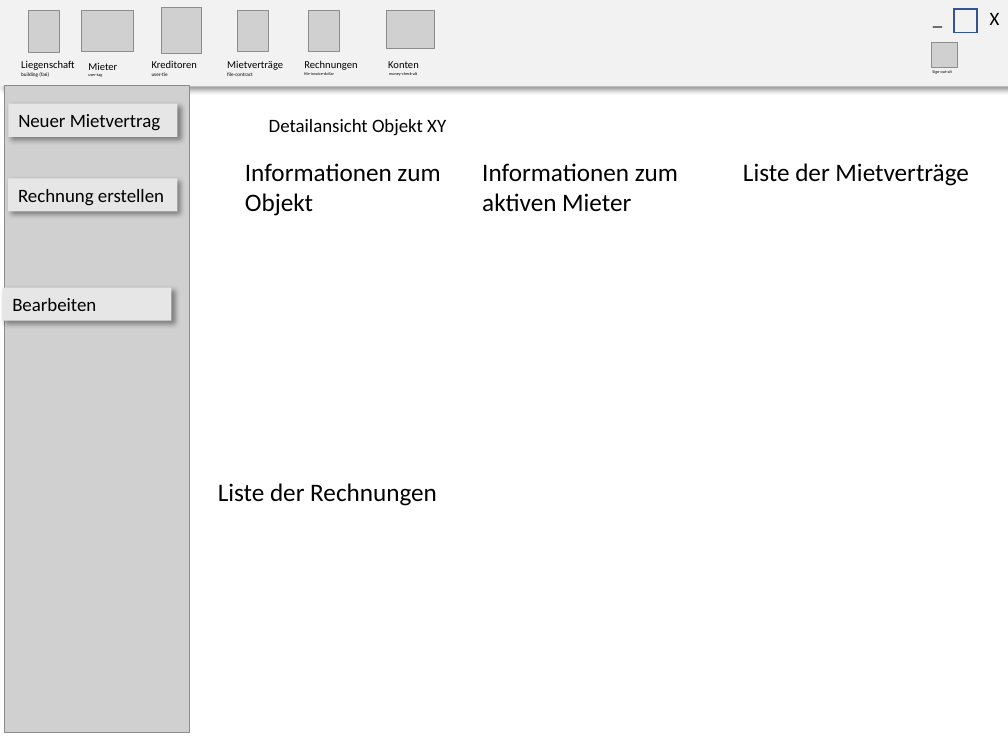
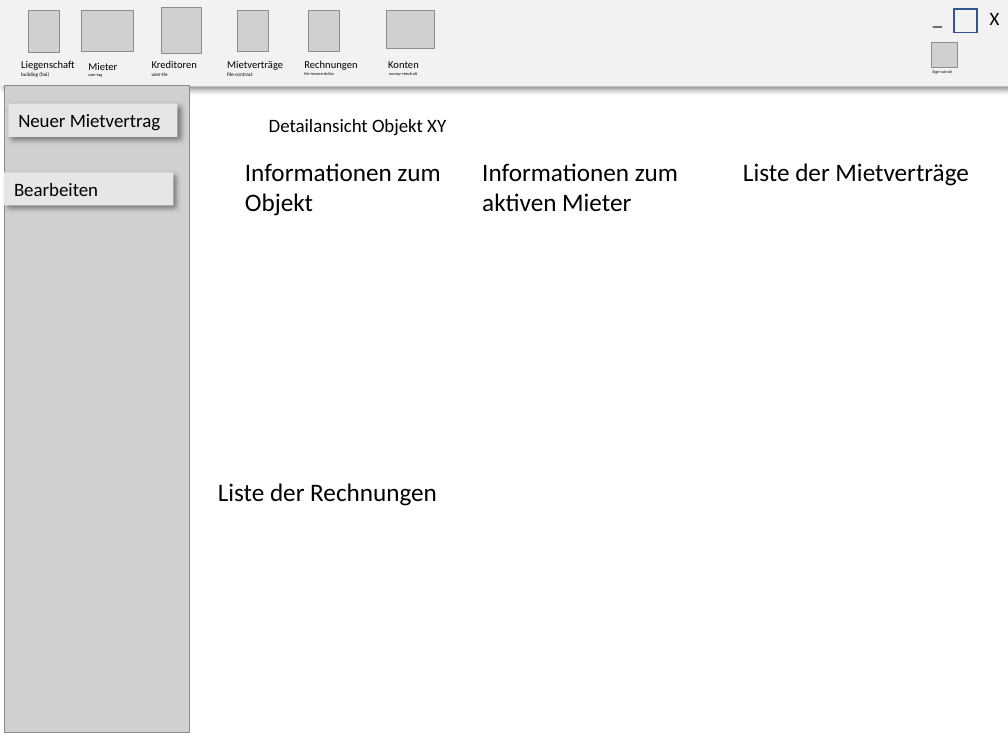
Before and after one commit to sirtheta/ImmoGlobal_Semesterarbeit, a slide deck: slide 4 of docs/GUI-Design.pptx. Drawn at 1008x756 pixels with LibreOffice and Linux fonts; fonts in the diff are those of the drawing; grey boxes stand for pictures. Boxes give left, top, right and bottom in pixels: in the first picture for what was removed or moved away, otherwise in the second. Text is boxed around its words. In the diff, an @@ line names an element or a change of style, - is before the commit and + after.

```diff
--- a/docs/GUI-Design.pptx
+++ b/docs/GUI-Design.pptx
@@ rectangle "Bearbeiten" moved from (x1=2, y1=287, x2=171, y2=321) to (x1=4, y1=172, x2=173, y2=206) @@
@@ rectangle removed at (x1=8, y1=178, x2=177, y2=212) @@
-Rechnung erstellen
```
Also in this commit, not shown: 7 other slides changed, 1 slide added, 42 other files.
